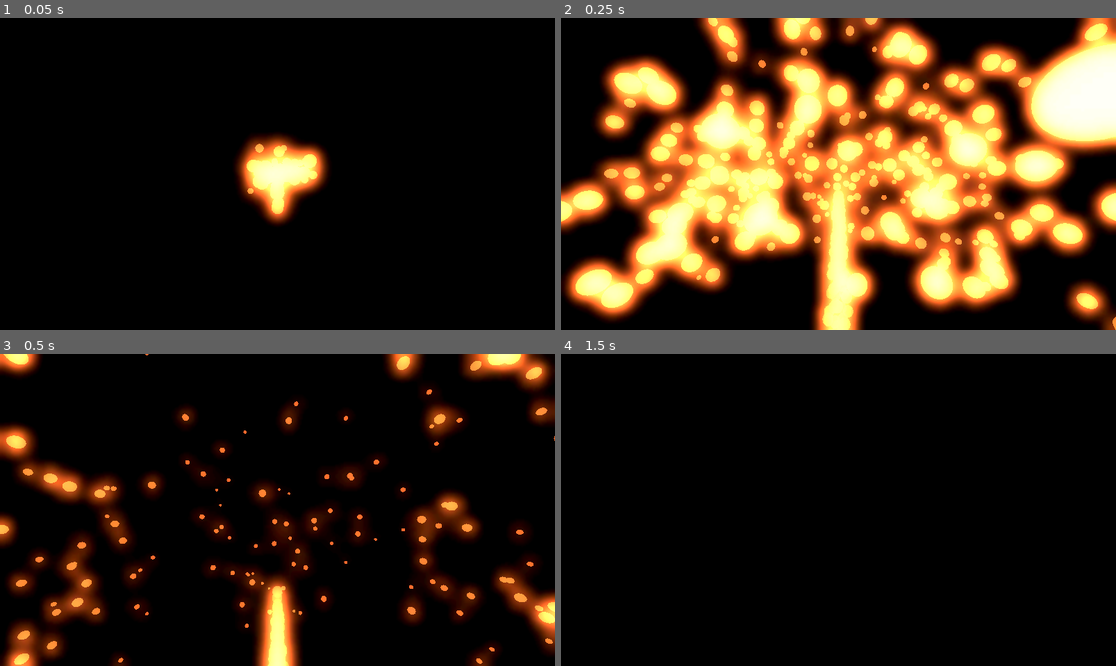
Above: before the commit, frames 1-4 (two rows, left to right).
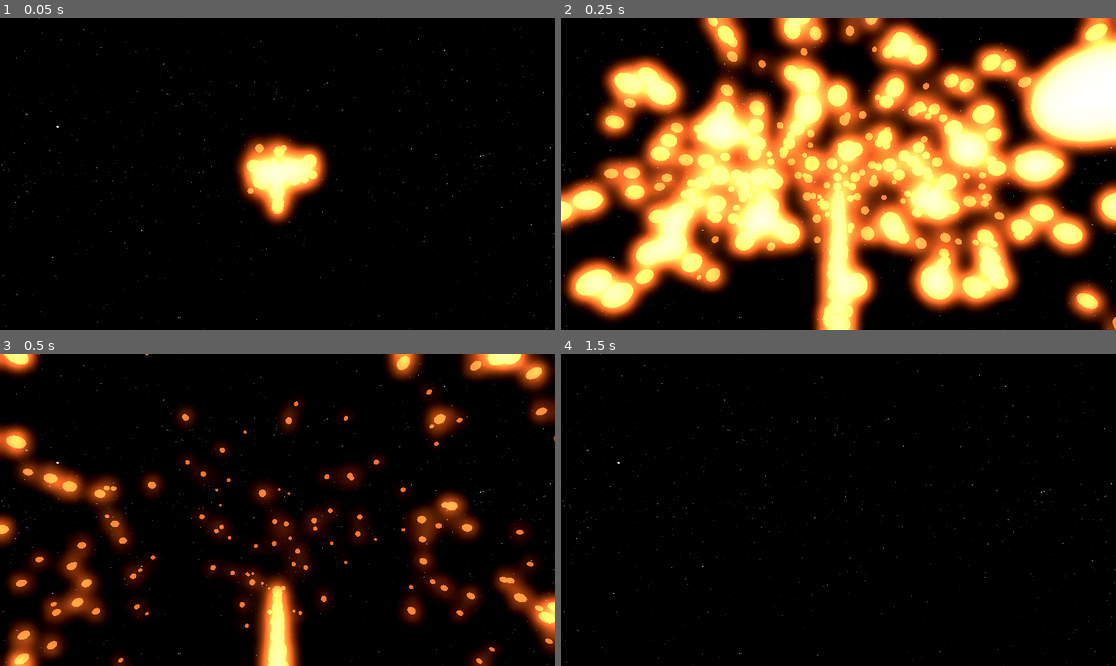
Above: after the commit, the same moments.

Repository: EasternAuroraRT/NewYearCelebration
Game: Godot game, scene res://main.tscn
Same seed, same stepped clock (60 frames per second), same inputs: the game is played once before the commit and once after it. The project has no main scene, so this scene is started directly.
Inputs:
- Up to frame 1 (0.05 s): no input
- Up to frame 2 (0.25 s): no input
- Up to frame 3 (0.5 s): no input
- Up to frame 4 (1.5 s): no input

The runs differ from the first frame. In frame 1, 0.3% of the frame differs, in the area x 0-100%, y 0-100%; in frame 2, 0.2%; in frame 3, 0.3%; in frame 4, 0.3%.

Commit message:
Update sky

Diff:
--- a/main.tscn
+++ b/main.tscn
@@ -1,13 +1,21 @@
-[gd_scene load_steps=3 format=3 uid="uid://da1wcj0rvoir"]
+[gd_scene load_steps=6 format=3 uid="uid://da1wcj0rvoir"]
 
+[ext_resource type="Texture2D" uid="uid://bxoyk21a7krca" path="res://asset/8k_stars.jpg" id="1_0xm2m"]
 [ext_resource type="PackedScene" uid="uid://btwvo6a0aw04v" path="res://Firework/Firework.tscn" id="1_ig7tw"]
 
+[sub_resource type="PanoramaSkyMaterial" id="PanoramaSkyMaterial_h2yge"]
+panorama = ExtResource("1_0xm2m")
+
+[sub_resource type="Sky" id="Sky_1bvp3"]
+sky_material = SubResource("PanoramaSkyMaterial_h2yge")
+
 [sub_resource type="Environment" id="Environment_7dm0k"]
-background_mode = 1
+background_mode = 2
+sky = SubResource("Sky_1bvp3")
 glow_enabled = true
-glow_intensity = 6.0
+glow_intensity = 6.12
 glow_bloom = 0.75
-glow_hdr_threshold = 0.8
+glow_hdr_threshold = 0.9
 
 [node name="main" type="Node3D"]
 
Binary file added: asset/2k_stars.jpg
Binary file added: asset/2k_stars_milky_way.jpg
Binary file added: asset/8k_stars.jpg
Binary file added: asset/8k_stars_milky_way.jpg
